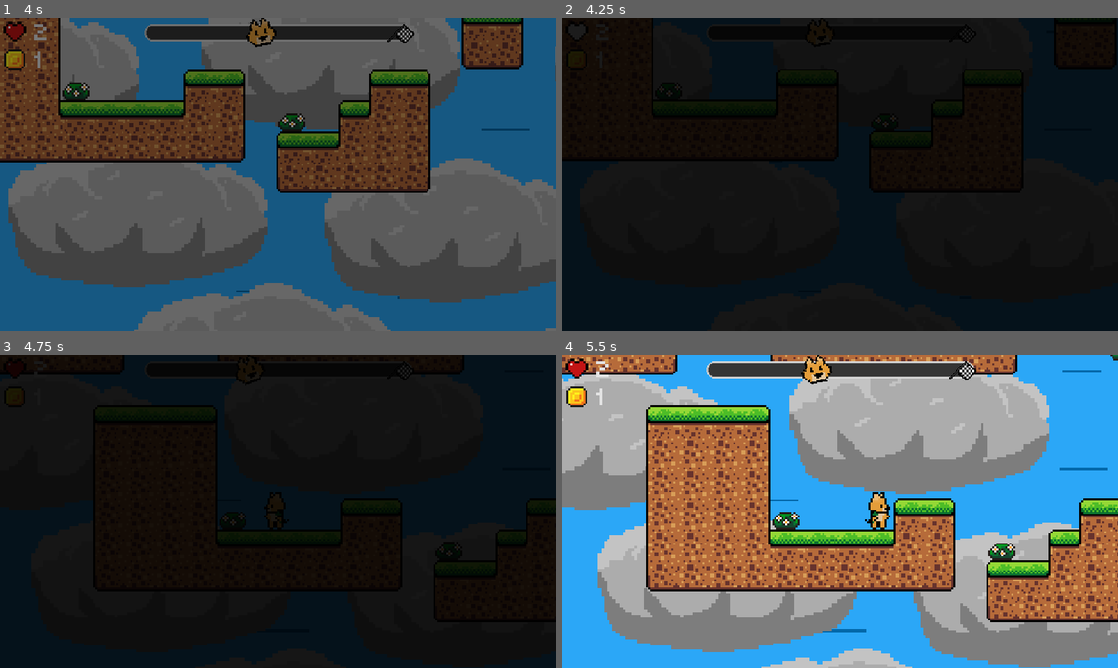
Above: before the commit, frames 1-4 (two rows, left to right).
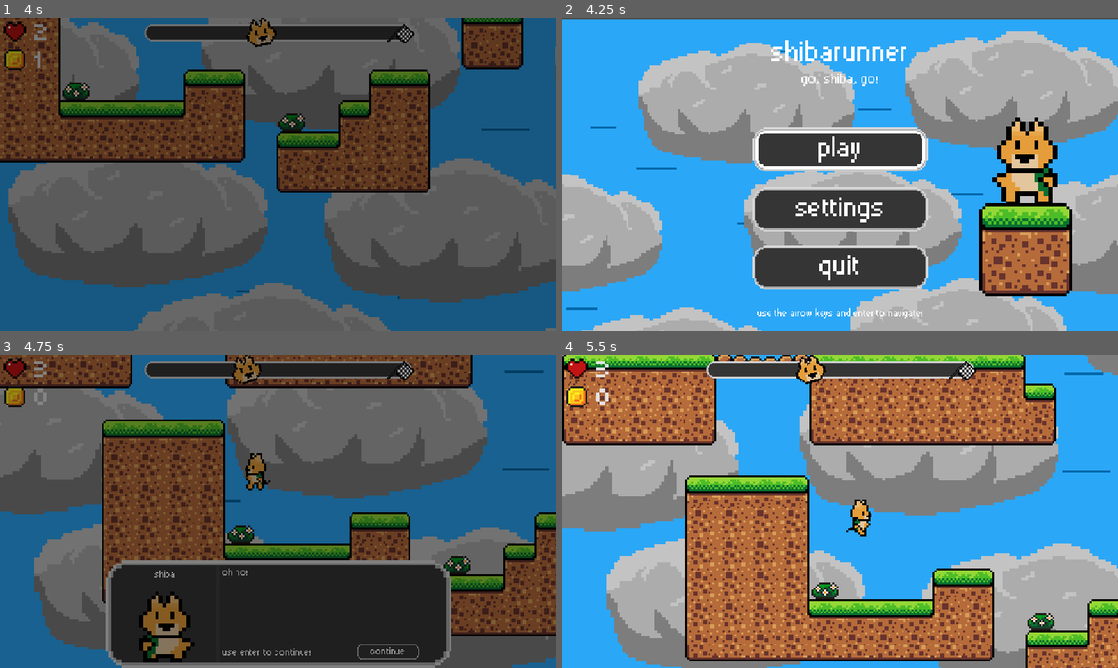
Above: after the commit, the same moments.

Repository: RafaeloxMC/shiba
Game: Godot game, scene res://scenes/main_menu.tscn
The game is run twice, just before and just after one commit, with the same random seed, the same clock (stepped at 60 frames per second) and the same inputs.
Inputs:
- Up to frame 1 (4 s): tap Enter (next) at 0.5, 0.6, 1.35, 2.1, 2.85, 3.6 s; hold Right (move_right) 0.53-2.03 s; tap Space (jump) at 0.77, 1.52, 3.02, 3.77 s; hold Left (move_left) 2.03-2.78 s; hold Right (move_right) from 2.78 s (still down)
- Up to frame 2 (4.25 s): keep holding Right (move_right); tap Escape (pause) at 4.15 s
- Up to frame 3 (4.75 s): release Right (move_right) at 4.28 s; hold Left (move_left) from 4.28 s (still down); tap Enter (next) at 4.35 s; tap Space (jump) at 4.52 s
- Up to frame 4 (5.5 s): release Left (move_left) at 5.03 s; hold Right (move_right) from 5.03 s (still down); tap Enter (next) at 5.1 s

Frame 1 is identical in both runs. In frame 2, 99% of the frame differs, in the area x 0-100%, y 0-100%; in frame 3, 89%; in frame 4, 71%.

Commit message:
Fix pressing ESC resetted progress

Diff:
--- a/scenes/progress_bar.tscn
+++ b/scenes/progress_bar.tscn
@@ -4,6 +4,21 @@
 [ext_resource type="Texture2D" uid="uid://uvuj3unppjtg" path="res://assets/sprites/progress_bar.png" id="1_vt3ux"]
 [ext_resource type="Texture2D" uid="uid://cuvdsqnukdgjh" path="res://assets/sprites/shiba_face.png" id="2_8un81"]
 [ext_resource type="Texture2D" uid="uid://c7q7f1gkws05h" path="res://assets/sprites/flag.png" id="4_eu8db"]
+
+[sub_resource type="Animation" id="Animation_1iuoo"]
+length = 0.001
+tracks/0/type = "value"
+tracks/0/imported = false
+tracks/0/enabled = true
+tracks/0/path = NodePath(".:rotation")
+tracks/0/interp = 1
+tracks/0/loop_wrap = true
+tracks/0/keys = {
+"times": PackedFloat32Array(0),
+"transitions": PackedFloat32Array(1),
+"update": 0,
+"values": [-0.281524]
+}
 
 [sub_resource type="Animation" id="Animation_8un81"]
 resource_name = "wiggle"
@@ -19,21 +34,6 @@
 "transitions": PackedFloat32Array(1, 1),
 "update": 0,
 "values": [-0.349066, -0.174533]
-}
-
-[sub_resource type="Animation" id="Animation_1iuoo"]
-length = 0.001
-tracks/0/type = "value"
-tracks/0/imported = false
-tracks/0/enabled = true
-tracks/0/path = NodePath(".:rotation")
-tracks/0/interp = 1
-tracks/0/loop_wrap = true
-tracks/0/keys = {
-"times": PackedFloat32Array(0),
-"transitions": PackedFloat32Array(1),
-"update": 0,
-"values": [-0.281524]
 }
 
 [sub_resource type="AnimationLibrary" id="AnimationLibrary_eu8db"]
--- a/scripts/killzone.gd
+++ b/scripts/killzone.gd
@@ -12,3 +12,5 @@
 func _on_timer_timeout() -> void:
 	Engine.time_scale = 1
 	SceneManager.reload_current()
+	if GameManager.hearts <= 0:
+		SceneManager.call_scene("main_menu")
--- a/scripts/main_menu.gd
+++ b/scripts/main_menu.gd
@@ -14,11 +14,6 @@
 # Called when the node enters the scene tree for the first time.
 func _ready() -> void:
 	get_current_button().selected = true
-	if GameManager.hearts <= 0:
-		GameManager.running = false
-	if GameManager.running == true:
-		var node = load(get_current_button().scene.resource_path)
-		add_child(node.instantiate())
 
 # Called every frame. 'delta' is the elapsed time since the previous frame.
 func _process(_delta: float) -> void:
@@ -85,7 +80,7 @@
 	if get_current_button() == play:
 		GameManager.reset()
 		GameManager.call_tick_ui()
-		SceneManager.call_scene("level_1")
+		SceneManager.reload_current_level()
 		return
 
 	if get_current_button().scene != null:
--- a/scripts/player.gd
+++ b/scripts/player.gd
@@ -26,6 +26,9 @@
 		GameManager.should_show_intro = false
 
 func _physics_process(delta: float) -> void:
+	if Input.is_action_just_pressed("pause"):
+		SceneManager.call_scene("main_menu")
+
 	if not is_on_floor():
 		velocity += get_gravity() * delta
 		is_falling = true
--- a/scripts/scene_manager.gd
+++ b/scripts/scene_manager.gd
@@ -3,6 +3,7 @@
 @export var scenes: Dictionary[String, PackedScene]
 
 var current_scene: String = ""
+var current_level: String = "level_1"
 
 # Called when the node enters the scene tree for the first time.
 func _ready() -> void:
@@ -14,20 +15,33 @@
 
 func call_scene(scene: String) -> void:
 	current_scene = scene
+	if current_scene.begins_with("level_"):
+		current_level = current_scene
+	print("Current scene now is: " + scene)
 	GameManager.coins_collected_in_current_scene = 0
 	get_tree().call_deferred("change_scene_to_packed", scenes.get(scene))
 
 func next_level():
-	if current_scene.begins_with("level_"):
-		var lvl_idx = int(current_scene.split("_")[1])
+	if current_level.begins_with("level_"):
+		var lvl_idx = int(current_level.split("_")[1])
 		if scenes.has("level_" + str(lvl_idx + 1)):
 			call_scene("level_" + str(lvl_idx + 1))
 
 func prev_level():
-	if current_scene.begins_with("level_"):
-		var lvl_idx = int(current_scene.split("_")[1])
+	if current_level.begins_with("level_"):
+		var lvl_idx = int(current_level.split("_")[1])
 		if scenes.has("level_" + str(lvl_idx - 1)):
 			call_scene("level_" + str(lvl_idx - 1))
 
+func reload_current_level():
+	if current_level.begins_with("level_"):
+		var lvl_idx = int(current_level.split("_")[1])
+		if scenes.has("level_" + str(lvl_idx)):
+			call_scene("level_" + str(lvl_idx))
+	else:
+		current_level = "level_1"
+		reload_current_level()
+
+
 func reload_current() -> void:
 	get_tree().reload_current_scene()
